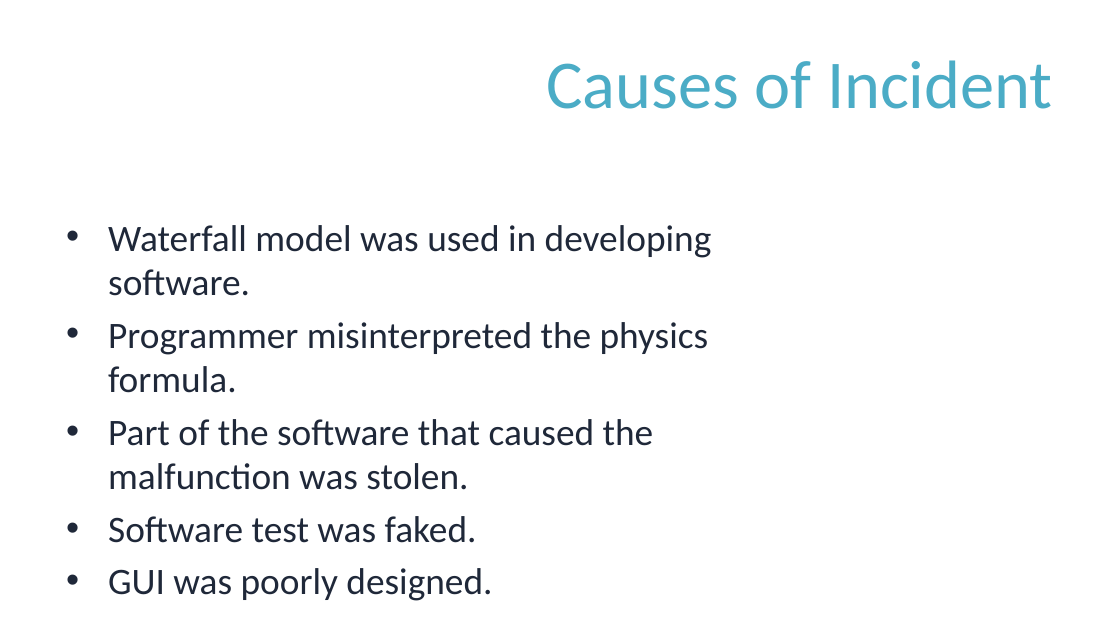
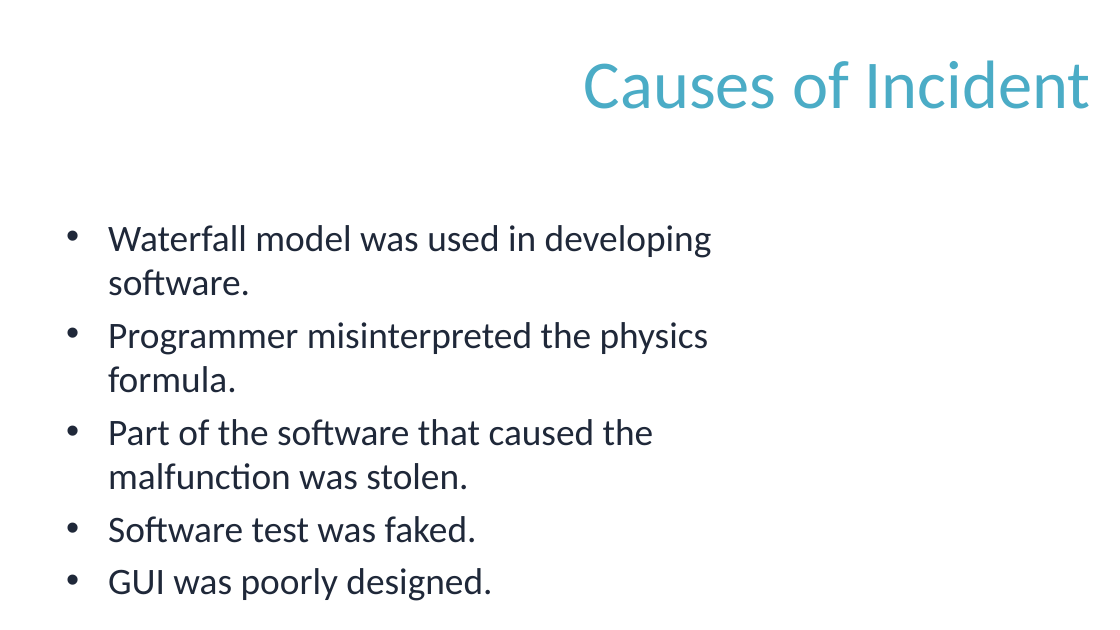
Before and after one commit to anil4956/HI, a slide deck: slide 6 of Killer Fish/Killer Robot.pptx (slide 7 before the commit). Drawn at 1120x630 pixels with LibreOffice and Linux fonts; fonts in the diff are those of the drawing; background and template pictures are left out. Boxes give left, top, right and bottom in pixels: in the first picture for what was removed or moved away, otherwise in the second. Text is boxed around its words. In the diff, an @@ line names an element or a change of style, - is before the commit and + after.

```diff
--- a/Killer Fish/Killer Robot.pptx
+++ b/Killer Fish/Killer Robot.pptx
@@ title "Causes of Incident": place and size @@
-title "Causes of Incident" at [546,60,1053,109]
+title "Causes of Incident" at [584,60,1090,109]
```
Also in this commit, not shown: 8 other slides changed, 1 slide removed.
